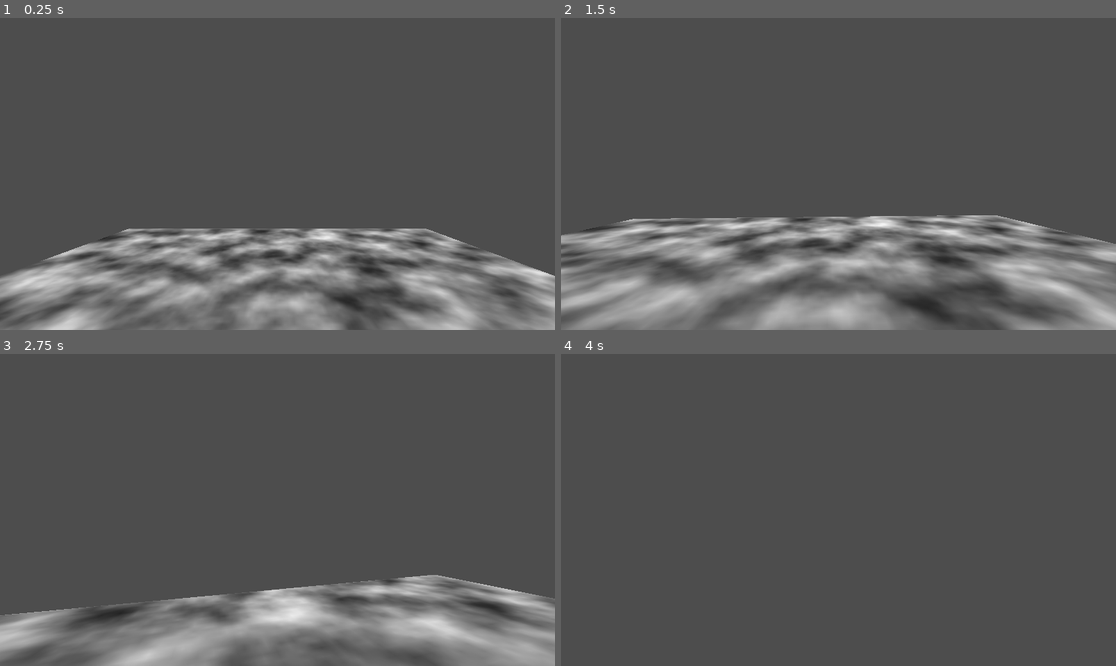
Above: before the commit, frames 1-4 (two rows, left to right).
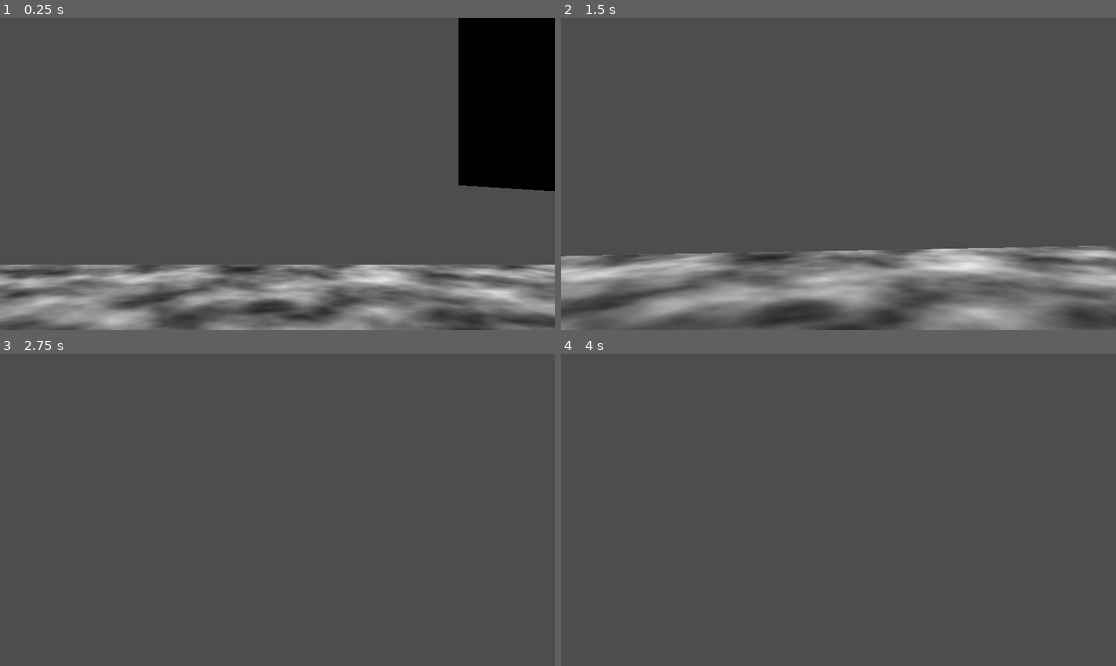
Above: after the commit, the same moments.

Repository: MoustachedMamba/Zarg
Game: Godot game, scene res://testscene.tscn
Two runs of this game, one before a commit and one after it. Both use one fixed random seed, a clock stepped at 60 frames per second and the inputs below.
Inputs (mouse positions are in pixels of both pictures, inside the frame that each line leads up to):
- Up to frame 1 (0.25 s): no input
- Up to frame 2 (1.5 s): move the mouse to (866, 174) at 0.52 s; hold Ctrl (Crouch) 0.53-1.28 s; hold W (Forward) from 0.53 s (still down); tap Space (Jump) at 0.77 s; move the mouse to (810, 174) at 1.27 s; tap Ctrl (Crouch) at 1.35 s
- Up to frame 3 (2.75 s): keep holding W (Forward); tap Space (Jump) at 1.52 s; move the mouse to (288, 503) at 2.02 s; press the mouse at (288, 503) at 2.03 s; tap Ctrl (Crouch) at 2.3 s
- Up to frame 4 (4 s): keep holding W (Forward); move the mouse to (832, 516) at 2.77 s; release the mouse at (832, 516) at 2.78 s; tap Shift (Sprint) at 2.85 s; tap Space (Jump) at 3.02, 3.77 s; tap Ctrl (Crouch) at 3.05 s; move the mouse to (877, 513) at 3.52 s; hold Ctrl (Crouch) from 3.53 s (still down)

The runs differ from the first frame. In frame 1, 30% of the frame differs, in the area x 0-100%, y 0-100%; in frame 2, 25%; in frame 3, 18%; in frame 4, nothing differs.

Commit message:
FIXED CROUCH
ASDFASDF

Diff:
--- a/char_ctrlr.gd
+++ b/char_ctrlr.gd
@@ -11,6 +11,7 @@
 @export var accel = 5.0
 @onready var head = $head
 @onready var headbob = $head/headbobcentre
+@onready var collider = $CollisionShape3D
 # Get the gravity from the project settings to be synced with RigidBody nodes.
 var gravity = ProjectSettings.get_setting("physics/3d/default_gravity")
 var look_rot : Vector2
@@ -21,10 +22,15 @@
 var head_height_default = 1.5
 var head_height_crouch = 0.7
 var crouched = false
+var crouch_input = false
 var sprinting = false
+var crouch_height = 1.0
+var stand_height
 
 func _ready():
 	Input.set_mouse_mode(Input.MOUSE_MODE_CAPTURED)
+	stand_height = collider.shape.height
+
 
 func _physics_process(delta):
 	# Add the gravity.
@@ -37,6 +43,11 @@
 
 
 	head.position.y = lerp(head.position.y,float(crouched)*head_height_crouch+float(!crouched)*head_height_default,delta*5)
+	if !crouch_input and crouched:
+		crouched = is_under_smth()
+		if !crouched:
+			target_speed = sprint_speed if sprinting else walk_speed
+	get_crouch(delta*5,crouched)
 	current_speed = lerp(current_speed,target_speed,accel*delta)
 	# Get the input direction and handle the movement/deceleration.
 	# As good practice, you should replace UI actions with custom gameplay actions.
@@ -62,6 +73,7 @@
 	if is_on_floor():
 		head_bob_timer += delta*velocity.length()*3.0
 	headbob.position.y = sin(head_bob_timer)*0.1
+	print(target_speed)
 
 
 
@@ -91,10 +103,22 @@
 			target_speed = walk_speed
 	if event.is_action_pressed("Crouch"):
 		crouched = true
+		crouch_input = true
 		target_speed = crouch_walk_speed
 	if event.is_action_released("Crouch"):
-		crouched = false
-		if sprinting:
+		crouch_input = false
+		crouched = is_under_smth()
+		if sprinting and !crouched:
 			target_speed = sprint_speed
-		else:
+		elif !crouched:
 			target_speed = walk_speed
+
+func get_crouch(delta : float, crouching = false):
+	var target_height : float = crouch_height if crouching else stand_height
+
+	collider.shape.height = lerp(collider.shape.height, target_height, delta)
+	collider.position.y = lerp(collider.position.y, target_height * 0.5, delta)
+	head.position.y = collider.shape.height-0.5
+
+func is_under_smth()->bool:
+	return $CollisionShape3D/Area3D.has_overlapping_bodies()
--- a/char_ctrlr.tscn
+++ b/char_ctrlr.tscn
@@ -1,15 +1,25 @@
-[gd_scene load_steps=3 format=3 uid="uid://blvmdr608af46"]
+[gd_scene load_steps=4 format=3 uid="uid://blvmdr608af46"]
 
 [ext_resource type="Script" path="res://char_ctrlr.gd" id="1_sdke7"]
 
 [sub_resource type="CapsuleShape3D" id="CapsuleShape3D_glkw2"]
 
+[sub_resource type="BoxShape3D" id="BoxShape3D_f6cd8"]
+
 [node name="CharacterBody3D" type="CharacterBody3D"]
+collision_layer = 2
 script = ExtResource("1_sdke7")
 
 [node name="CollisionShape3D" type="CollisionShape3D" parent="."]
 transform = Transform3D(1, 0, 0, 0, 1, 0, 0, 0, 1, 0, 1, 0)
 shape = SubResource("CapsuleShape3D_glkw2")
+
+[node name="Area3D" type="Area3D" parent="CollisionShape3D"]
+collision_layer = 0
+
+[node name="CollisionShape3D" type="CollisionShape3D" parent="CollisionShape3D/Area3D"]
+transform = Transform3D(1, 0, 0, 0, 1, 0, 0, 0, 1, 0, 1.34248, 0)
+shape = SubResource("BoxShape3D_f6cd8")
 
 [node name="head" type="Node3D" parent="."]
 transform = Transform3D(1, 0, 0, 0, 1, 0, 0, 0, 1, 0, 1.56581, 0)
--- a/project.godot
+++ b/project.godot
@@ -62,6 +62,10 @@
 "events": [Object(InputEventMouseButton,"resource_local_to_scene":false,"resource_name":"","device":-1,"window_id":0,"a …(256 unchanged characters)…
 ]
 }
+AttackLeft={
+"deadzone": 0.5,
+"events": []
+}
 
 [physics]
 
--- a/testscene.tscn
+++ b/testscene.tscn
@@ -1,9 +1,9 @@
-[gd_scene load_steps=7 format=3 uid="uid://cjed726atn3tc"]
+[gd_scene load_steps=9 format=3 uid="uid://cjed726atn3tc"]
 
 [ext_resource type="PackedScene" uid="uid://blvmdr608af46" path="res://char_ctrlr.tscn" id="1_8w41q"]
 
 [sub_resource type="BoxShape3D" id="BoxShape3D_m0wf8"]
-size = Vector3(11, 1, 9)
+size = Vector3(18.85, 1, 12.38)
 
 [sub_resource type="BoxMesh" id="BoxMesh_p6wno"]
 
@@ -16,16 +16,21 @@
 [sub_resource type="StandardMaterial3D" id="StandardMaterial3D_lq77h"]
 albedo_texture = SubResource("NoiseTexture2D_ity32")
 
+[sub_resource type="BoxShape3D" id="BoxShape3D_qqvgn"]
+size = Vector3(1.41, 2.65, 3.97)
+
+[sub_resource type="BoxMesh" id="BoxMesh_rf37o"]
+size = Vector3(1.415, 2.665, 4)
+
 [node name="Node3D" type="Node3D"]
 
 [node name="StaticBody3D" type="StaticBody3D" parent="."]
-transform = Transform3D(1.35195, 0, 0, 0, 0.992745, 0, 0, 0, 2.2256, 0, 0, 0)
 
 [node name="CollisionShape3D" type="CollisionShape3D" parent="StaticBody3D"]
 shape = SubResource("BoxShape3D_m0wf8")
 
 [node name="MeshInstance3D" type="MeshInstance3D" parent="StaticBody3D"]
-transform = Transform3D(10.8488, 0, 0, 0, 1, 0, 0, 0, 8.99154, 0, 0, 0)
+transform = Transform3D(18.7013, 0, 0, 0, 1, 0, 0, 0, 11.972, 0, 0, 0)
 mesh = SubResource("BoxMesh_p6wno")
 surface_material_override/0 = SubResource("StandardMaterial3D_lq77h")
 
@@ -34,3 +39,23 @@
 
 [node name="CharacterBody3D" parent="." instance=ExtResource("1_8w41q")]
 transform = Transform3D(1, 0, 0, 0, 1, 0, 0, 0, 1, 0, 2.07434, 0)
+
+[node name="StaticBody3D2" type="StaticBody3D" parent="."]
+transform = Transform3D(1, 0, 0, 0, 1, 0, 0, 0, 1, -5.67664, 3.09101, 0)
+
+[node name="CollisionShape3D" type="CollisionShape3D" parent="StaticBody3D2"]
+shape = SubResource("BoxShape3D_qqvgn")
+
+[node name="MeshInstance3D" type="MeshInstance3D" parent="StaticBody3D2"]
+mesh = SubResource("BoxMesh_rf37o")
+surface_material_override/0 = SubResource("StandardMaterial3D_lq77h")
+
+[node name="StaticBody3D2" type="StaticBody3D" parent="StaticBody3D2"]
+transform = Transform3D(1, 0, 0, 0, 1, 0, 0, 0, 1, 8.16567, 1.30474, 0)
+
+[node name="CollisionShape3D" type="CollisionShape3D" parent="StaticBody3D2/StaticBody3D2"]
+shape = SubResource("BoxShape3D_qqvgn")
+
+[node name="MeshInstance3D" type="MeshInstance3D" parent="StaticBody3D2/StaticBody3D2"]
+mesh = SubResource("BoxMesh_rf37o")
+surface_material_override/0 = SubResource("StandardMaterial3D_lq77h")
